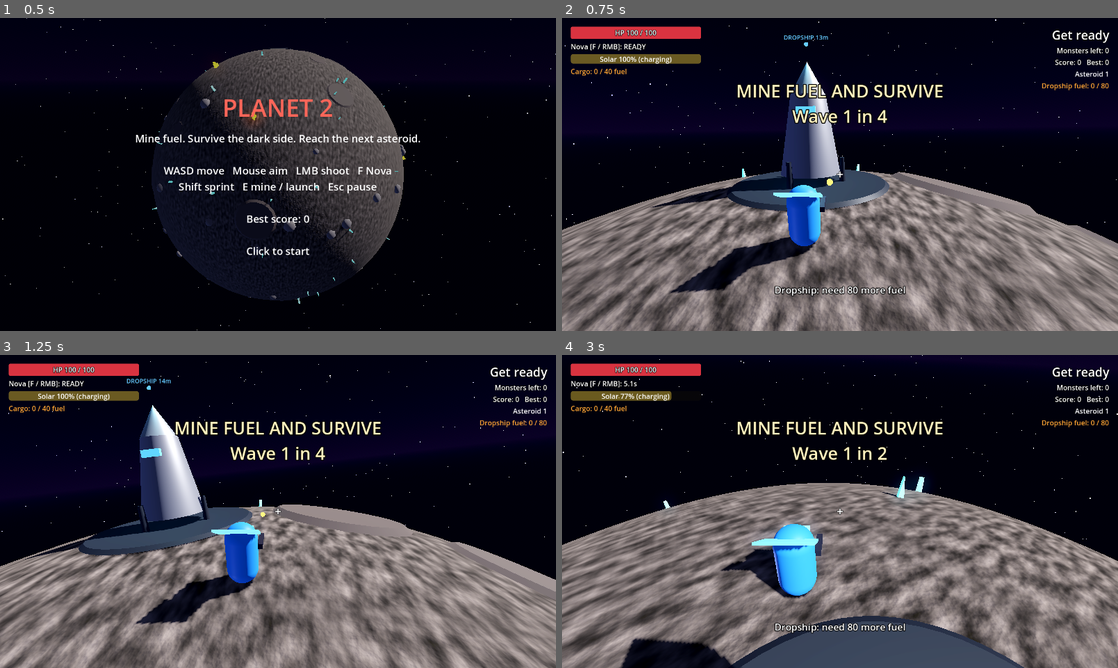
Above: before the commit, frames 1-4 (two rows, left to right).
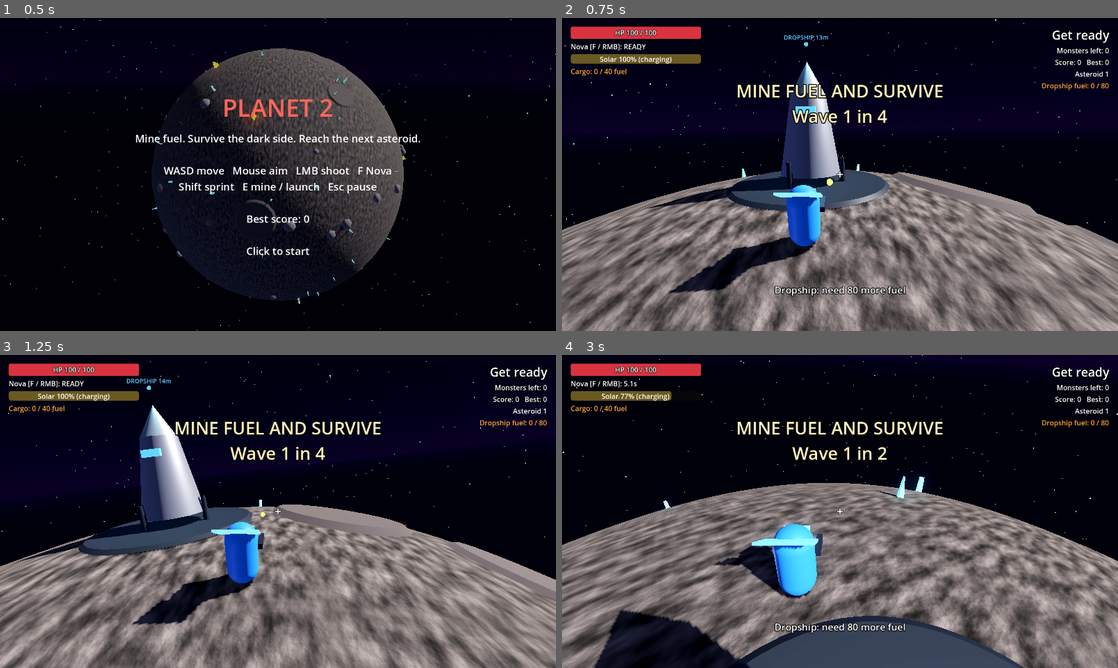
Above: after the commit, the same moments.

Repository: KZar28/planet-2
Game: Godot game, scene res://scenes/main.tscn
The game is run twice, just before and just after one commit, with the same random seed, the same clock (stepped at 60 frames per second) and the same inputs.
Inputs (mouse positions are in pixels of both pictures, inside the frame that each line leads up to):
- Up to frame 1 (0.5 s): no input
- Up to frame 2 (0.75 s): tap Enter (ui_accept) at 0.5 s; move the mouse to (962, 158) at 0.52 s; press the mouse at (962, 158) at 0.53 s; hold D (move_right) from 0.53 s (still down)
- Up to frame 3 (1.25 s): keep holding D (move_right); tap Space (jump) at 0.77 s
- Up to frame 4 (3 s): move the mouse to (812, 511) at 1.27 s; release D (move_right) at 1.28 s; release the mouse at (812, 511) at 1.28 s; hold W (move_forward) from 1.28 s (still down); tap E (interact) at 1.35 s; tap Space (jump) at 1.52 s; move the mouse to (851, 505) at 2.02 s; tap F (nova) at 2.1 s; move the mouse to (834, 517) at 2.77 s; tap Shift (sprint) at 2.85 s

Frame 1 is identical in both runs. In frame 2, 0.1% of the frame differs, in the area x 15-58%, y 49-88%; in frame 3, 0.3%; in frame 4, 2.4%, in the area x 5-61%, y 43-100%.

Commit message:
Slow pacing: slower but more numerous enemies, 8-minute day cycle, 10s between waves
Co-Authored-By: Kevin Zarzana <kzarzana@gmail.com>

Diff:
--- a/scripts/day_night.gd
+++ b/scripts/day_night.gd
@@ -3,7 +3,7 @@
 ## The sun orbits the asteroid to simulate its spin. Other systems call
 ## `light_at()` to find out how lit a point on the surface is.
 
-@export var day_length := 150.0  ## Seconds for one full rotation.
+@export var day_length := 480.0  ## Seconds for one full rotation.
 @export var axis := Vector3(0.25, 0.0, 1.0)
 ## Starting sun angle from the spawn point's zenith. Negative = morning.
 @export var start_angle_deg := -50.0
--- a/scripts/enemy.gd
+++ b/scripts/enemy.gd
@@ -6,9 +6,9 @@
 enum Type { CRAWLER, RUNNER, BRUTE }
 
 const STATS := {
-	Type.CRAWLER: {"health": 50.0, "speed": 4.5, "damage": 8.0, "size": 1.0, "score": 10, "color": Color(0.85, 0.2, 0.2)},
-	Type.RUNNER: {"health": 25.0, "speed": 8.0, "damage": 6.0, "size": 0.7, "score": 15, "color": Color(0.95, 0.6, 0.1)},
-	Type.BRUTE: {"health": 220.0, "speed": 2.8, "damage": 25.0, "size": 1.8, "score": 40, "color": Color(0.55, 0.2, 0.7)},
+	Type.CRAWLER: {"health": 50.0, "speed": 2.7, "damage": 8.0, "size": 1.0, "score": 10, "color": Color(0.85, 0.2, 0.2)},
+	Type.RUNNER: {"health": 25.0, "speed": 4.8, "damage": 6.0, "size": 0.7, "score": 15, "color": Color(0.95, 0.6, 0.1)},
+	Type.BRUTE: {"health": 220.0, "speed": 1.7, "damage": 25.0, "size": 1.8, "score": 40, "color": Color(0.55, 0.2, 0.7)},
 }
 
 @export var type: Type = Type.CRAWLER
@@ -22,7 +22,7 @@
 
 var max_health := 50.0
 var health := 50.0
-var move_speed := 4.5
+var move_speed := 2.7
 var contact_damage := 10.0
 var score_value := 10
 
--- a/scripts/wave_manager.gd
+++ b/scripts/wave_manager.gd
@@ -12,7 +12,7 @@
 
 @export var enemies_root: Node3D
 @export var first_wave_delay := 4.0
-@export var intermission := 6.0
+@export var intermission := 10.0
 @export var spawn_interval := 0.5
 ## Enemies spawn at least this far (as an angle around the planet) from the player.
 @export var min_spawn_angle_deg := 50.0
@@ -60,11 +60,11 @@
 
 static func build_wave(n: int) -> Array[Enemy.Type]:
 	var list: Array[Enemy.Type] = []
-	for i in 3 + n * 2:
+	for i in 5 + n * 3:
 		list.append(Enemy.Type.CRAWLER)
-	for i in maxi(n - 1, 0) * 2:
+	for i in maxi(n - 1, 0) * 3:
 		list.append(Enemy.Type.RUNNER)
-	for i in maxi(n - 2, 0):
+	for i in ceili(maxi(n - 2, 0) * 1.5):
 		list.append(Enemy.Type.BRUTE)
 	list.shuffle()
 	return list
@@ -74,7 +74,7 @@
 	wave += 1
 	_in_intermission = false
 	_queue = build_wave(wave)
-	for i in (GameState.level - 1) * 2:
+	for i in (GameState.level - 1) * 3:
 		_queue.append(Enemy.Type.CRAWLER if i % 3 else Enemy.Type.RUNNER)
 	_queue.shuffle()
 	_remaining = _queue.size()
